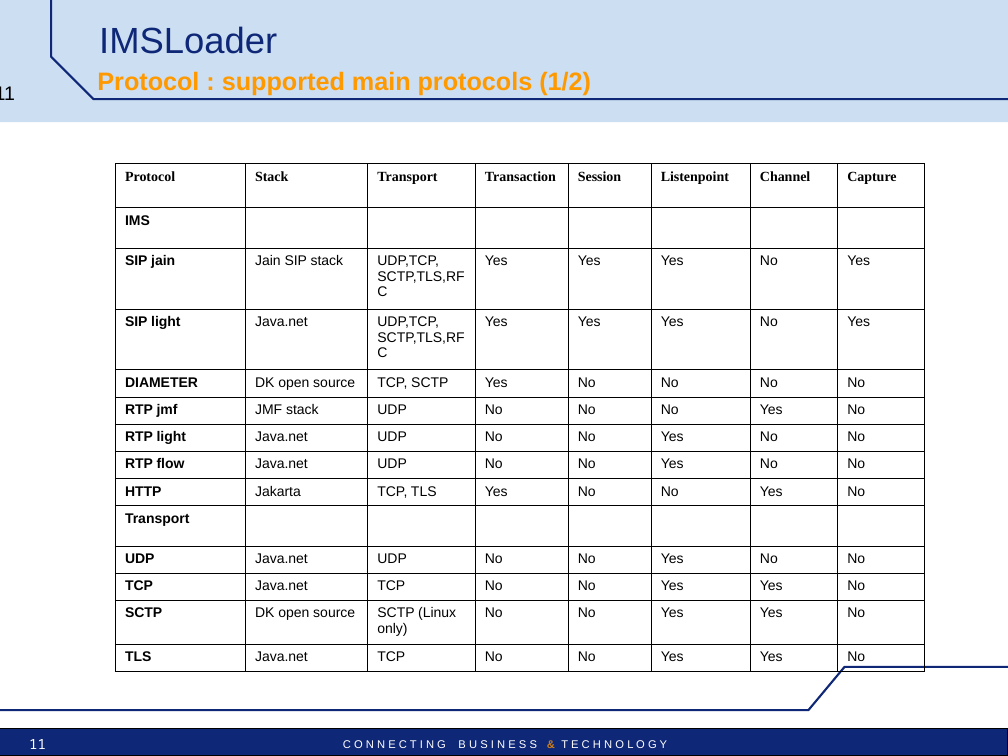
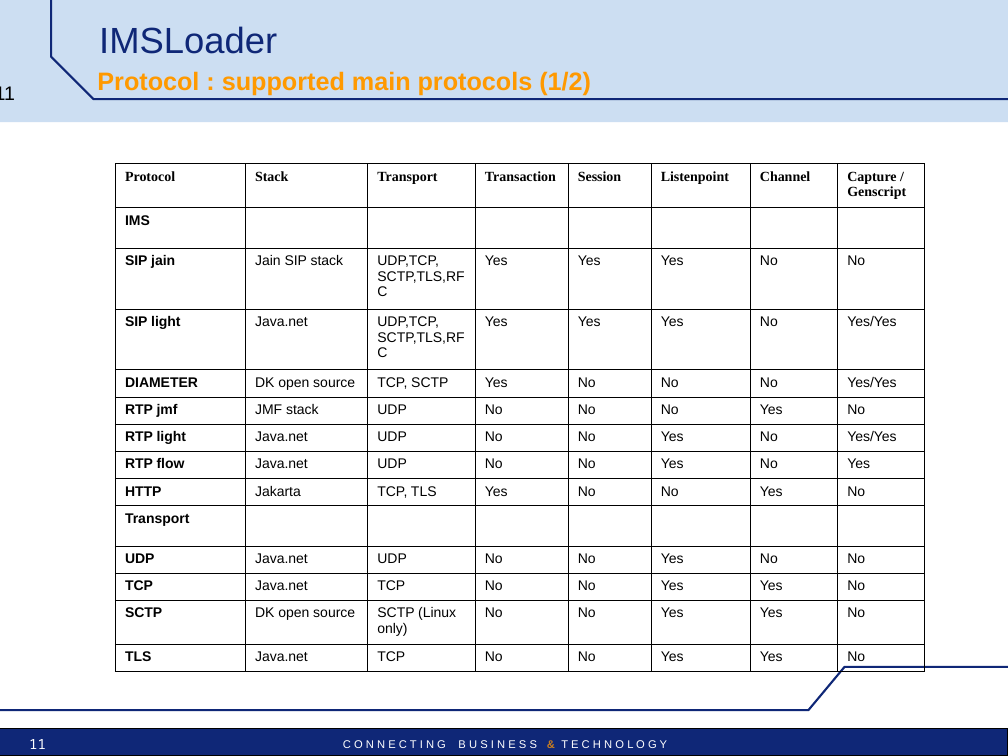
Before and after one commit to satishghiwari/mts-project, a slide deck: slide 11 of doc/IMSLoader-Pres-technical.ppt. Drawn at 1008x756 pixels with LibreOffice and Linux fonts; fonts in the diff are those of the drawing; background and template pictures are left out. Boxes give left, top, right and bottom in pixels: in the first picture for what was removed or moved away, otherwise in the second. Text is boxed around its words. In the diff, an @@ line names an element or a change of style, - is before the commit and + after.

```diff
--- a/doc/IMSLoader-Pres-technical.ppt
+++ b/doc/IMSLoader-Pres-technical.ppt
@@ table at (115,163,924,665) @@
-row 1, column 8: Capture
+row 1, column 8: Capture / / Genscript
-row 3, column 8: Yes
+row 3, column 8: No
-row 4, column 8: Yes
+row 4, column 8: Yes/Yes
-row 5, column 8: No
+row 5, column 8: Yes/Yes
-row 7, column 8: No
+row 7, column 8: Yes/Yes
-row 8, column 8: No
+row 8, column 8: Yes
```
Also in this commit, not shown: 3 other slides changed, 2 slides added.
